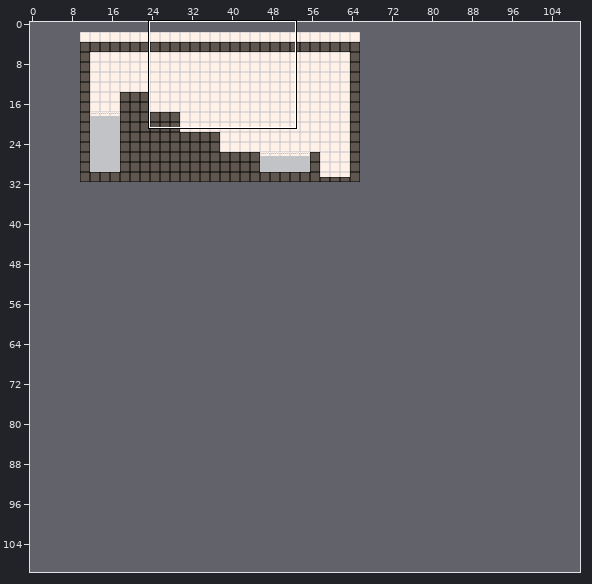
Tiled map: mbh-platformer/mbh-platformer/Content/raw/map_ss_echo_00.tmx. The first picture is a wide view before the edit; the outline marks the close-up.
Close-up. Earlier state:
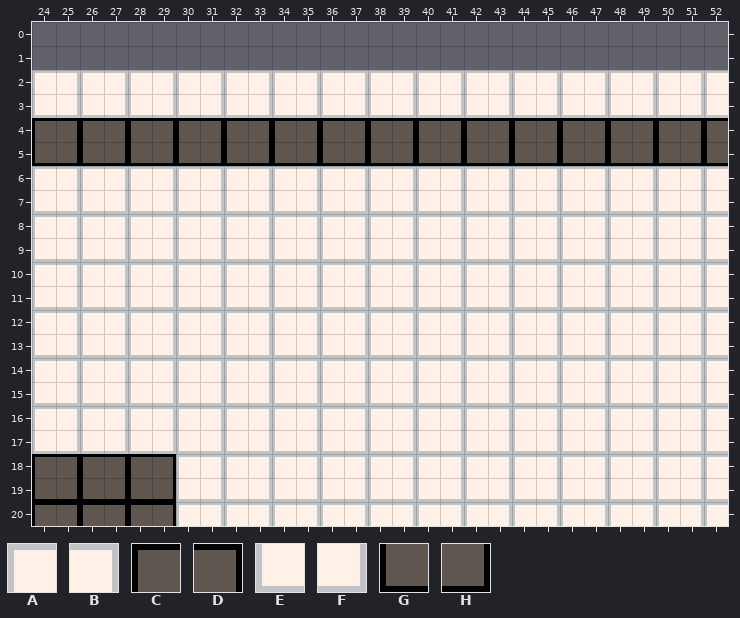
Cells are 8x8 px. Shown: x 24..52, y 0..20. The commit also changed other parts of the map, which this record leaves out. The old version is drawn lined up with the new one.
Key: from "platformer_sheet_1": A 2, B 3, C 6, D 7, E 18, F 19, G 22, H 23.
_ is an empty cell.
Layer "Tile Layer 1" before, first column x 24:
 0 _____________________________
 1 _____________________________
 2 ABABABABABABABABABABABABABABA
 3 EFEFEFEFEFEFEFEFEFEFEFEFEFEFE
 4 CDCDCDCDCDCDCDCDCDCDCDCDCDCDC
 5 GHGHGHGHGHGHGHGHGHGHGHGHGHGHG
 6 ABABABABABABABABABABABABABABA
 7 EFEFEFEFEFEFEFEFEFEFEFEFEFEFE
 8 ABABABABABABABABABABABABABABA
 9 EFEFEFEFEFEFEFEFEFEFEFEFEFEFE
10 ABABABABABABABABABABABABABABA
11 EFEFEFEFEFEFEFEFEFEFEFEFEFEFE
12 ABABABABABABABABABABABABABABA
13 EFEFEFEFEFEFEFEFEFEFEFEFEFEFE
14 ABABABABABABABABABABABABABABA
15 EFEFEFEFEFEFEFEFEFEFEFEFEFEFE
16 ABABABABABABABABABABABABABABA
17 EFEFEFEFEFEFEFEFEFEFEFEFEFEFE
18 CDCDCDABABABABABABABABABABABA
19 GHGHGHEFEFEFEFEFEFEFEFEFEFEFE
20 CDCDCDABABABABABABABABABABABA
New version:
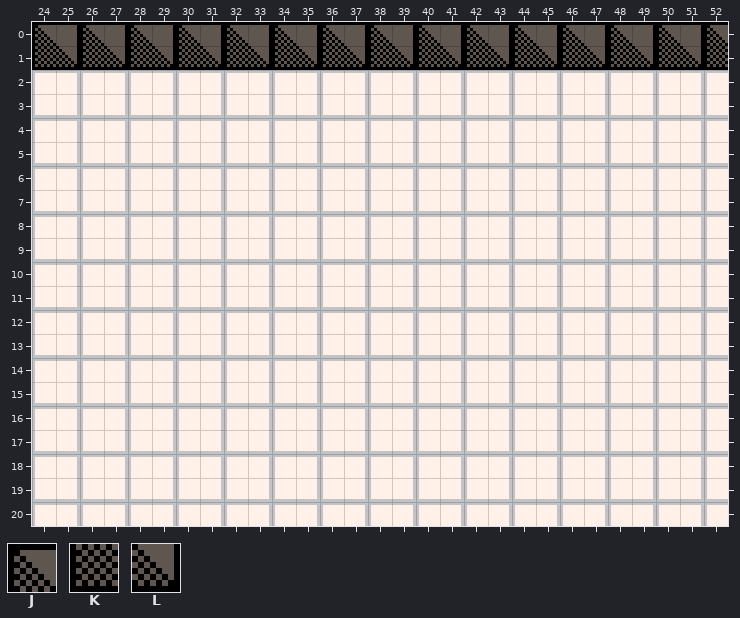
Further tiles: from "platformer_sheet_1": J 32, K 48, L 49.
The edit:
map size 56x30 -> 480x256 cells (old content now starts at 10,2; both pictures use the new coordinates)
Layer "Tile Layer 1":
The edit turns tile C into tile A in row 4 at x 24, 26, 28, 30, 32, 34, 36, 38, 40, 42, 44, 46, 48, 50 and 52; in row 18 at x 24, 26 and 28; in row 20 at x 24, 26 and 28.
The edit turns tile D into tile B in row 4 at x 25, 27, 29, 31, 33, 35, 37, 39, 41, 43, 45, 47, 49 and 51; in row 18 at x 25, 27 and 29; in row 20 at x 25, 27 and 29.
There is now tile D in row 0 at x 25, 27, 29, 31, 33, 35, 37, 39, 41, 43, 45, 47, 49 and 51.
The edit turns tile G into tile E in row 5 at x 24, 26, 28, 30, 32, 34, 36, 38, 40, 42, 44, 46, 48, 50 and 52; in row 19 at x 24, 26 and 28.
The edit turns tile H into tile F in row 5 at x 25, 27, 29, 31, 33, 35, 37, 39, 41, 43, 45, 47, 49 and 51; in row 19 at x 25, 27 and 29.
There is now tile J in row 0 at x 24, 26, 28, 30, 32, 34, 36, 38, 40, 42, 44, 46, 48, 50 and 52.
There is now tile K in row 1 at x 24, 26, 28, 30, 32, 34, 36, 38, 40, 42, 44, 46, 48, 50 and 52.
There is now tile L in row 1 at x 25, 27, 29, 31, 33, 35, 37, 39, 41, 43, 45, 47, 49 and 51.
Pixel boxes of the changes (left, top, right, bottom) in both close-ups:
added: (32, 22, 728, 70)
changed: (32, 118, 728, 166)
changed: (32, 454, 176, 526)
